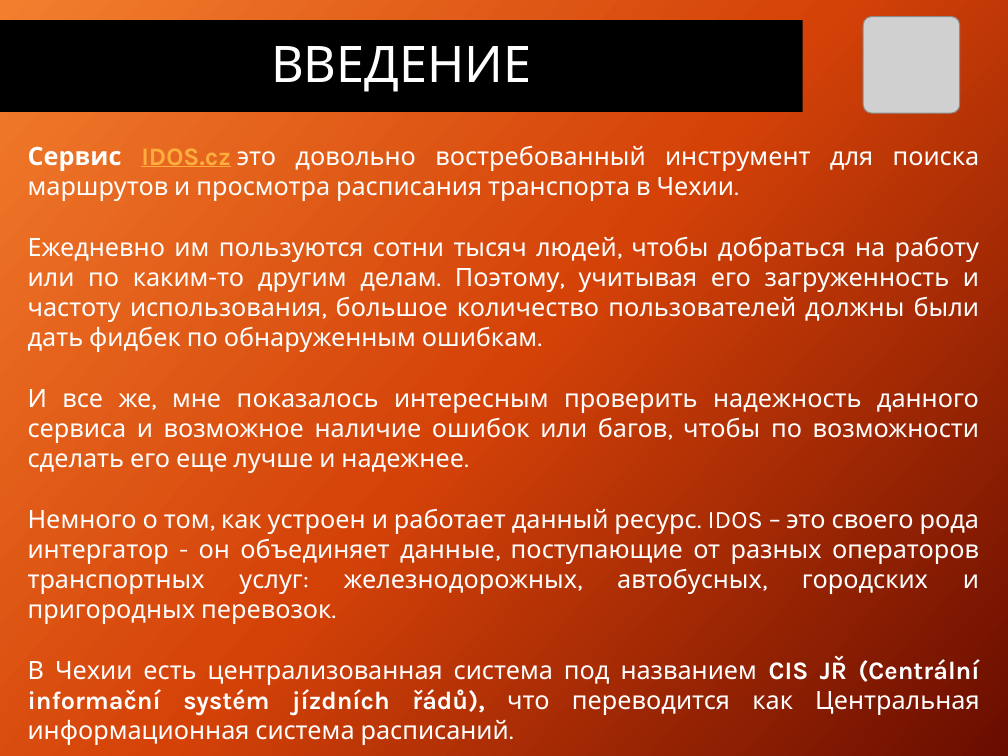
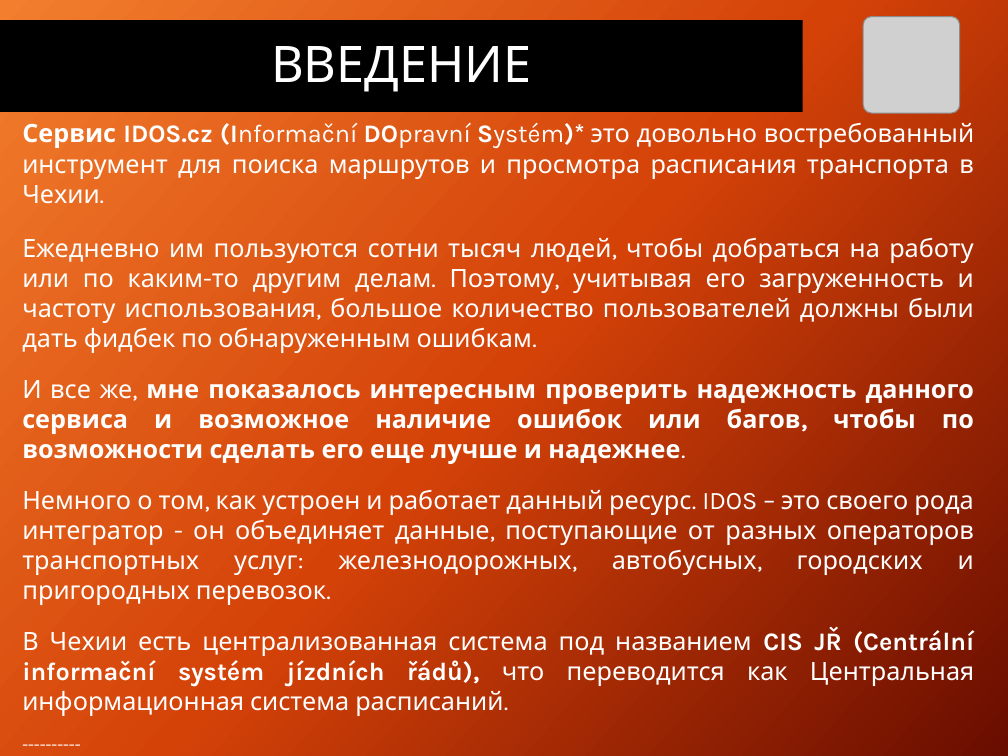
Before and after one commit to AlexDotu/Final_Project_ITStep, a slide deck: slide 4 of IDOS_TestProject_Dotu_Alexandr.pptx. Drawn at 1008x756 pixels with LibreOffice and Linux fonts; fonts in the diff are those of the drawing; grey boxes stand for pictures. Boxes give left, top, right and bottom in pixels: in the first picture for what was removed or moved away, otherwise in the second. Text is boxed around its words. In the diff, an @@ line names an element or a change of style, - is before the commit and + after.

```diff
--- a/IDOS_TestProject_Dotu_Alexandr.pptx
+++ b/IDOS_TestProject_Dotu_Alexandr.pptx
@@ text at (22,123,974,716): paragraphs added @@
+----------
+* (https://cs.wikipedia.org/wiki/IDOS)
@@ text "Сервис IDOS.cz (Informační DOpravní Systém)* ...": place and size @@
-text "Сервис IDOS.cz (Informační DOpravní Systém)* ..." at (28,145,980,745)
+text "Сервис IDOS.cz (Informační DOpravní Systém)* ..." at (22,123,974,716)
@@ text at (22,123,974,204): text changed @@
-Сервис IDOS.cz это довольно востребованный инструмент для поиска маршрутов и просмотра расписания транспорта в Чехии.
+Сервис IDOS.cz (Informační DOpravní Systém)* это довольно востребованный инструмент для поиска маршрутов и просмотра расписания транспорта в Чехии.
@@ text at (22,380,974,464): bold on in "мне показалось интересным проверить надежность данного серви ..." @@
@@ text at (22,490,974,605): text changed @@
-Немного о том, как устроен и работает данный ресурс. IDOS – это своего рода интергатор - он объединяет данные, поступающие от разных операторов транспортных услуг: железнодорожных, автобусных, городских и пригородных перевозок.
+Немного о том, как устроен и работает данный ресурс. IDOS – это своего рода интегратор - он объединяет данные, поступающие от разных операторов транспортных услуг: железнодорожных, автобусных, городских и пригородных перевозок.
```
Also in this commit, not shown: 2 other slides changed, 2 slides added.
